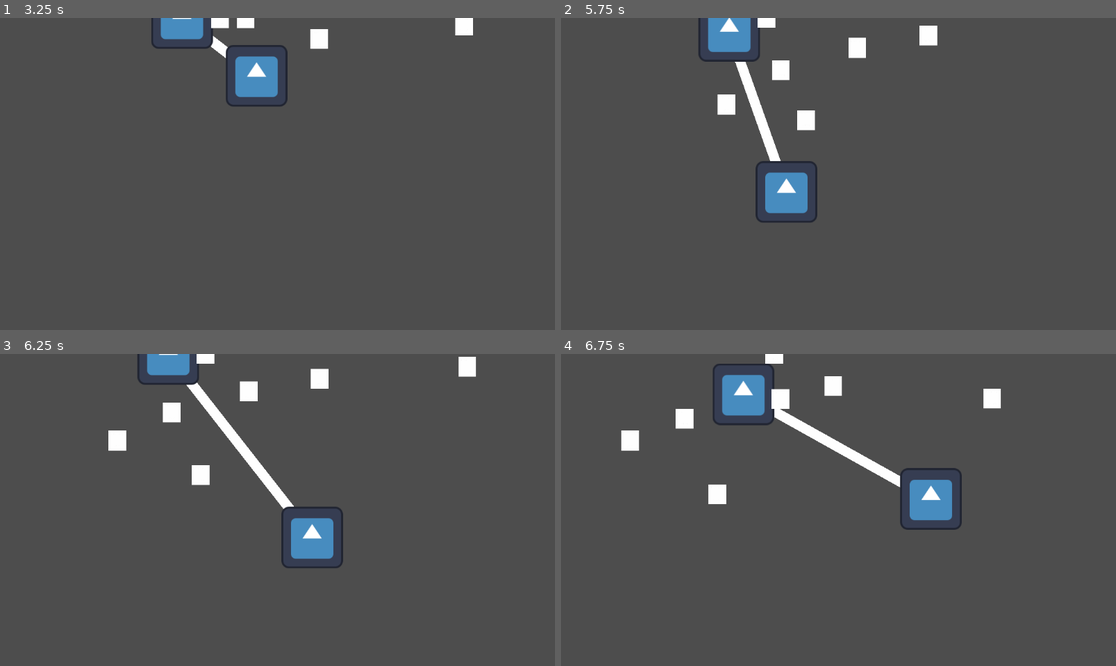
Above: before the commit, frames 1-4 (two rows, left to right).
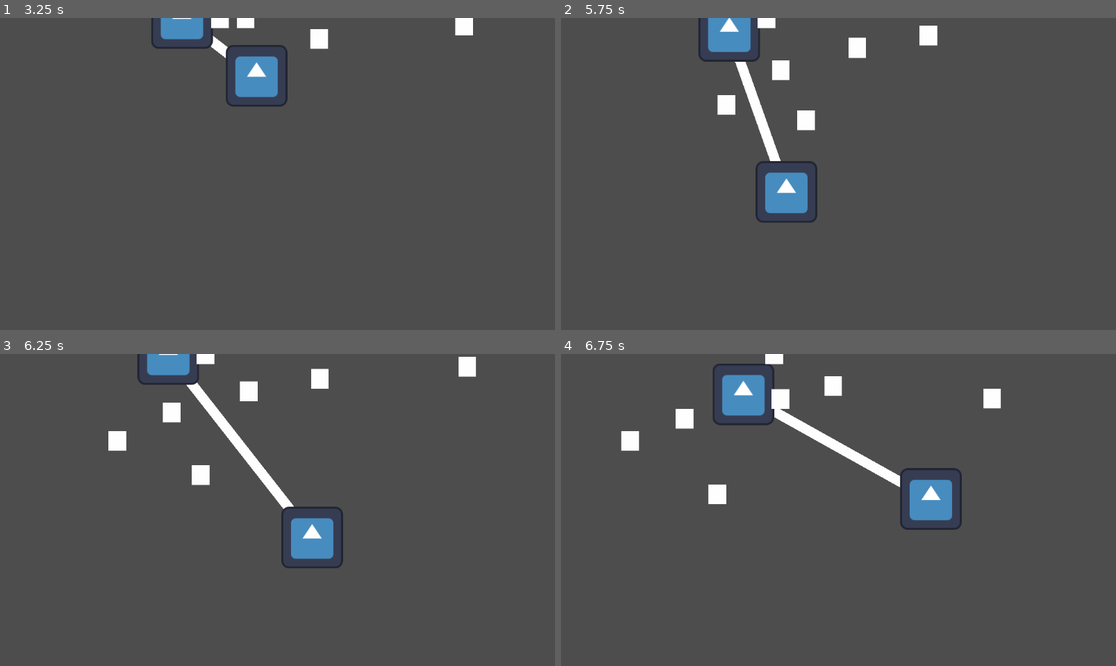
Above: after the commit, the same moments.

Repository: dweltstorm/g4c
Game: Godot game, scene res://Scenes/world.tscn
The game is run twice, just before and just after one commit, with the same random seed, the same clock (stepped at 60 frames per second) and the same inputs. The engine's default icon, where the game draws it, is replaced by a stand-in: a white triangle on a blue panel in a dark square.
Inputs:
- Up to frame 1 (3.25 s): tap Enter (ui_accept) at 0.5, 0.77, 1.52, 3.02 s; hold D (right) 0.53-1.28 s; tap Down (down2) at 0.6 s; hold S (down) 1.28-2.03 s; tap Left (left2) at 1.35 s; hold D (right) 2.03-2.78 s; tap Right (right2) at 2.1 s; hold W (up) from 2.78 s (still down); tap Up (up2) at 2.85 s
- Up to frame 2 (5.75 s): release W (up) at 3.53 s; hold A (left) 3.53-5.03 s; tap Down (down2) at 3.6 s; tap Enter (ui_accept) at 3.77, 4.52 s; tap Left (left2) at 4.35 s; hold S (down) from 5.03 s (still down); tap Right (right2) at 5.1 s
- Up to frame 3 (6.25 s): release S (down) at 5.78 s; hold D (right) from 5.78 s (still down); tap Up (up2) at 5.85 s; tap Enter (ui_accept) at 6.02 s
- Up to frame 4 (6.75 s): release D (right) at 6.53 s; hold W (up) from 6.53 s (still down); tap Down (down2) at 6.6 s

Frame 1 is identical in both runs. In frame 2, less than 0.1% of the frame differs, in the area x 28-39%, y 3-44%; in frame 3, less than 0.1%, in the area x 19-57%, y 3-49%; in frame 4, less than 0.1%.

Commit message:
Added controller support for movement

Diff:
--- a/Scenes/world.tscn
+++ b/Scenes/world.tscn
@@ -5,3 +5,4 @@
 [node name="World" type="Node2D"]
 
 [node name="Player" parent="." instance=ExtResource("1_nwtkb")]
+position = Vector2(2.08165e-12, 2.08165e-12)
--- a/project.godot
+++ b/project.godot
@@ -20,40 +20,48 @@
 up={
 "deadzone": 0.5,
 "events": [Object(InputEventKey,"resource_local_to_scene":false,"resource_name":"","device":-1,"window_id":0,"alt_press …(181 unchanged characters)…
+, Object(InputEventJoypadMotion,"resource_local_to_scene":false,"resource_name":"","device":-1,"axis":1,"axis_value":-1.0,"script":null)
 ]
 }
 left={
 "deadzone": 0.5,
 "events": [Object(InputEventKey,"resource_local_to_scene":false,"resource_name":"","device":-1,"window_id":0,"alt_pressed":false,"shift_pressed":false,"ctrl_pressed":false,"meta_pressed":false,"pressed":false,"keycode":0,"physical_keycode":65,"key_label":0,"unicode":97,"echo":false,"script":null)
+, Object(InputEventJoypadMotion,"resource_local_to_scene":false,"resource_name":"","device":-1,"axis":0,"axis_value":-1.0,"script":null)
 ]
 }
 down={
 "deadzone": 0.5,
 "events": [Object(InputEventKey,"resource_local_to_scene":false,"resource_name":"","device":-1,"window_id":0,"alt_pressed":false,"shift_pressed":false,"ctrl_pressed":false,"meta_pressed":false,"pressed":false,"keycode":0,"physical_keycode":83,"key_label":0,"unicode":115,"echo":false,"script":null)
+, Object(InputEventJoypadMotion,"resource_local_to_scene":false,"resource_name":"","device":-1,"axis":1,"axis_value":1.0,"script":null)
 ]
 }
 right={
 "deadzone": 0.5,
 "events": [Object(InputEventKey,"resource_local_to_scene":false,"resource_name":"","device":-1,"window_id":0,"alt_pressed":false,"shift_pressed":false,"ctrl_pressed":false,"meta_pressed":false,"pressed":false,"keycode":0,"physical_keycode":68,"key_label":0,"unicode":100,"echo":false,"script":null)
+, Object(InputEventJoypadMotion,"resource_local_to_scene":false,"resource_name":"","device":-1,"axis":0,"axis_value":1.0,"script":null)
 ]
 }
 up2={
 "deadzone": 0.5,
 "events": [Object(InputEventKey,"resource_local_to_scene":false,"resource_name":"","device":-1,"window_id":0,"alt_press …(182 unchanged characters)…
+, Object(InputEventJoypadMotion,"resource_local_to_scene":false,"resource_name":"","device":-1,"axis":3,"axis_value":-1.0,"script":null)
 ]
 }
 left2={
 "deadzone": 0.5,
 "events": [Object(InputEventKey,"resource_local_to_scene":false,"resource_name":"","device":-1,"window_id":0,"alt_press …(182 unchanged characters)…
+, Object(InputEventJoypadMotion,"resource_local_to_scene":false,"resource_name":"","device":-1,"axis":2,"axis_value":-1.0,"script":null)
 ]
 }
 down2={
 "deadzone": 0.5,
 "events": [Object(InputEventKey,"resource_local_to_scene":false,"resource_name":"","device":-1,"window_id":0,"alt_press …(182 unchanged characters)…
+, Object(InputEventJoypadMotion,"resource_local_to_scene":false,"resource_name":"","device":-1,"axis":3,"axis_value":1.0,"script":null)
 ]
 }
 right2={
 "deadzone": 0.5,
 "events": [Object(InputEventKey,"resource_local_to_scene":false,"resource_name":"","device":-1,"window_id":0,"alt_press …(182 unchanged characters)…
+, Object(InputEventJoypadMotion,"resource_local_to_scene":false,"resource_name":"","device":-1,"axis":2,"axis_value":1.0,"script":null)
 ]
 }
